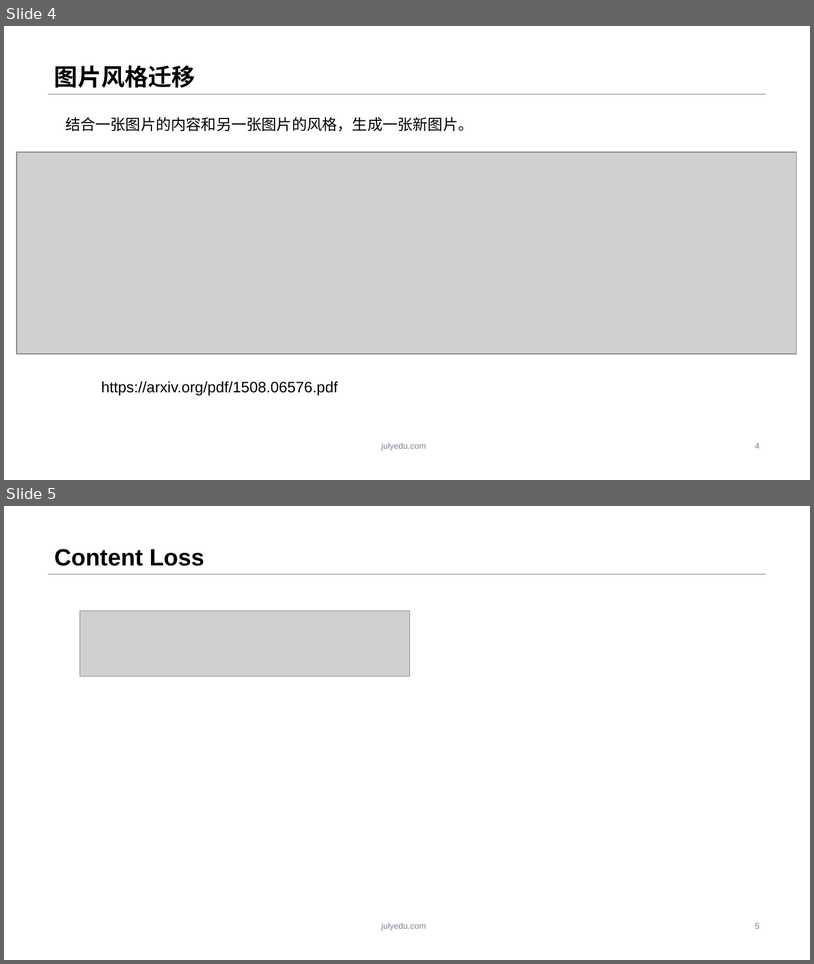
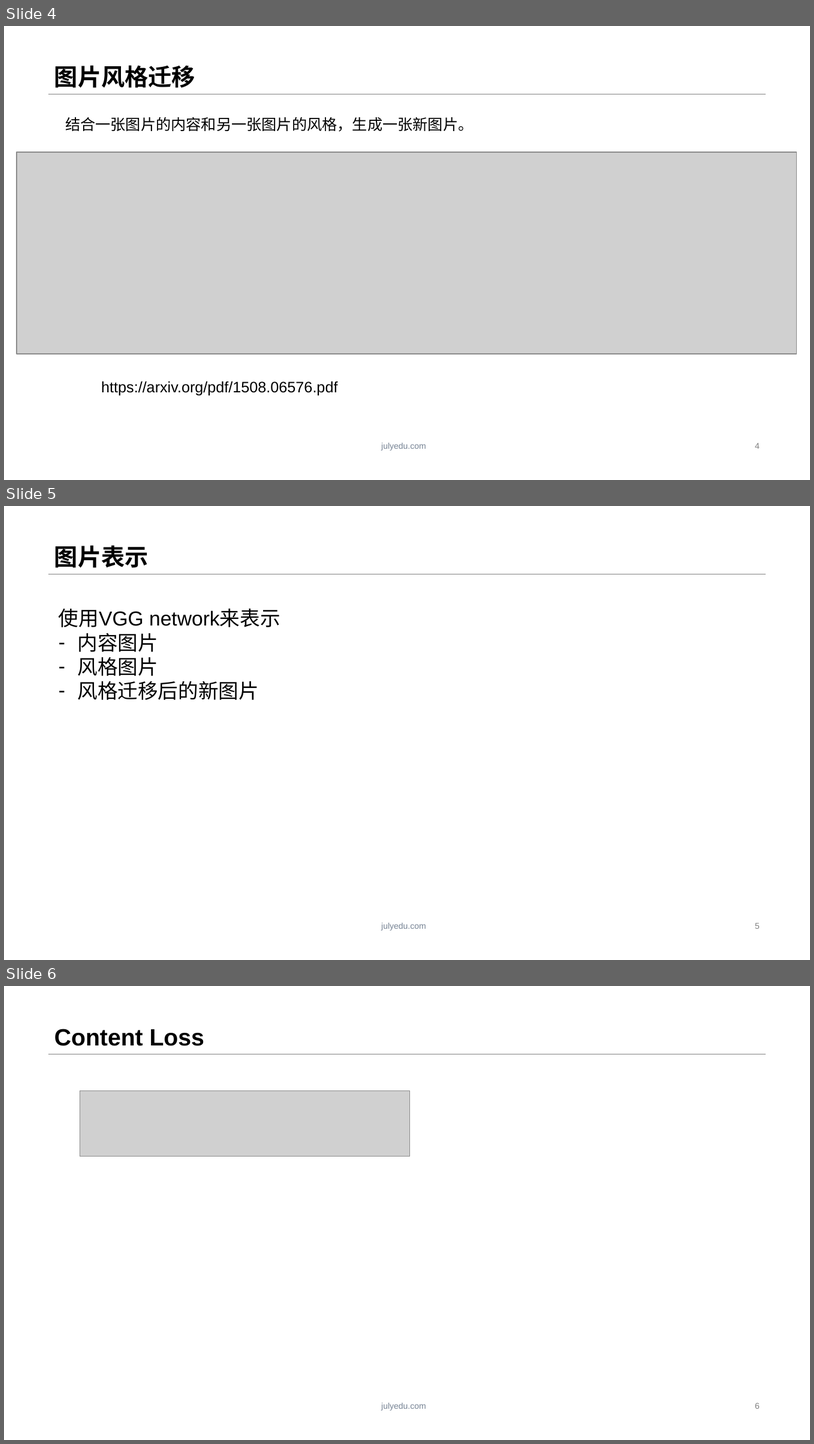
Before and after one commit to ZeweiChu/PyTorch-Course, a slide deck: 第六课.pptx. Shown one above the other, each under a label of ours: slides 4 and 5 before the commit, slides 4, 5 and 6 after it. The pictures are 814x964 and 814x1444 pixels, drawn with LibreOffice and Linux fonts; fonts in the diff are those of the drawing; grey boxes stand for pictures; background and template pictures are left out. Boxes give left, top, right and bottom in pixels: in the first picture for what was removed or moved away, otherwise in the second. Text is boxed around its words. In the diff, an @@ line names an element or a change of style, - is before the commit and + after.

```diff
--- a/第六课.pptx
+++ b/第六课.pptx
@@ slide 5 added at (4,506,810,960), background #FFFFFF; not listed: 2 template elements that a slide beside it also shows @@
@@ title added at (54,545,149,568), 28 pt, text #000000, bold @@
+图片表示
@@ text added at (59,609,281,700), 24 pt, text #000000 @@
+使用VGG network来表示
+– 内容图片
+– 风格图片
+– 风格迁移后的新图片
@@ page number added at (755,922,760,928), 10 pt, text #808080 @@
+5
@@ what was slide 5 is now slide 6 @@
```
Also in this commit, not shown: 1 slide changed, 4 other files.
